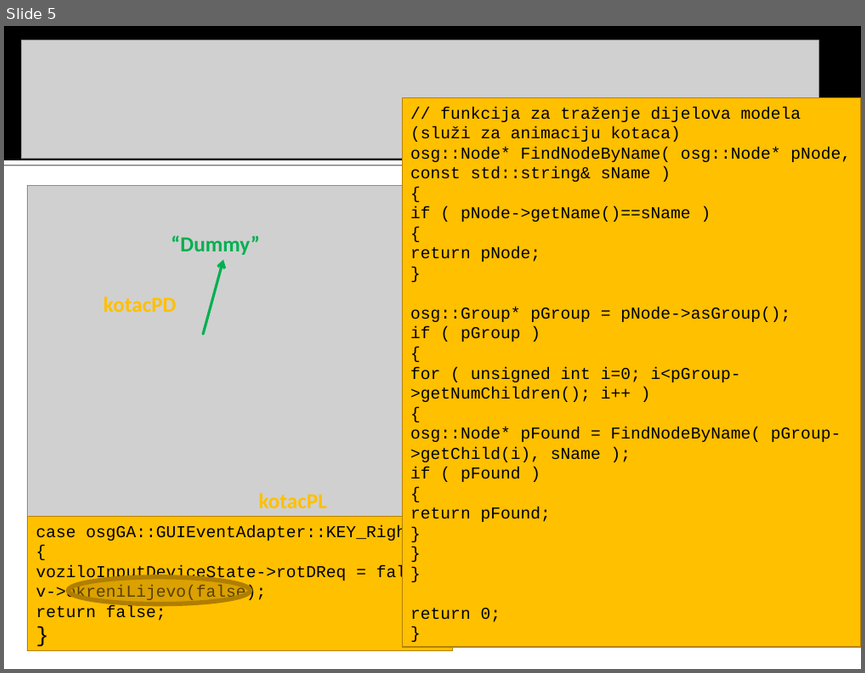
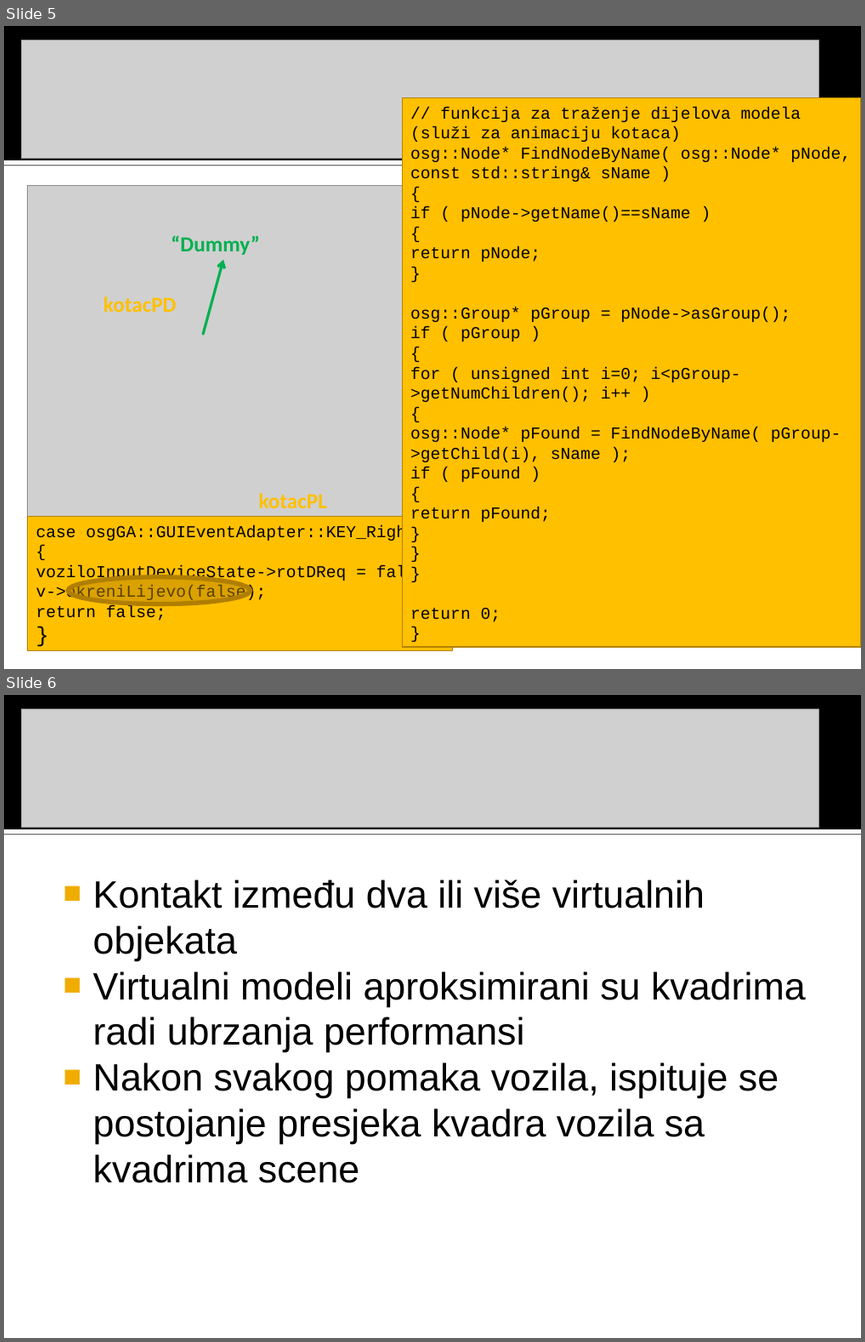
Before and after one commit to MarioVolarevic/projekt-irg-2011, a slide deck: Prezentacija/FERmula 1.ppt. Shown one above the other, each under a label of ours: slide 5 before the commit, slides 5 and 6 after it. The pictures are 865x673 and 865x1342 pixels, drawn with LibreOffice and Linux fonts; fonts in the diff are those of the drawing; grey boxes stand for pictures. Boxes give left, top, right and bottom in pixels: in the first picture for what was removed or moved away, otherwise in the second. Text is boxed around its words. In the diff, an @@ line names an element or a change of style, - is before the commit and + after.

```diff
--- a/Prezentacija/FERmula 1.ppt
+++ b/Prezentacija/FERmula 1.ppt
@@ slide 6 added at [4,695,861,1338], background #FFFFFF; not listed: 2 template elements that a slide beside it also shows @@
@@ picture added at [22,709,819,827] @@
@@ text added at [93,879,806,1183], 32 pt, text #000000 @@
+■ Kontakt između dva ili više virtualnih objekata
+■ Virtualni modeli aproksimirani su kvadrima radi ubrzanja performansi
+■ Nakon svakog pomaka vozila, ispituje se postojanje presjeka kvadra vozila sa kvadrima scene
```
Also in this commit, not shown: 2 other slides added, 1 other file.
